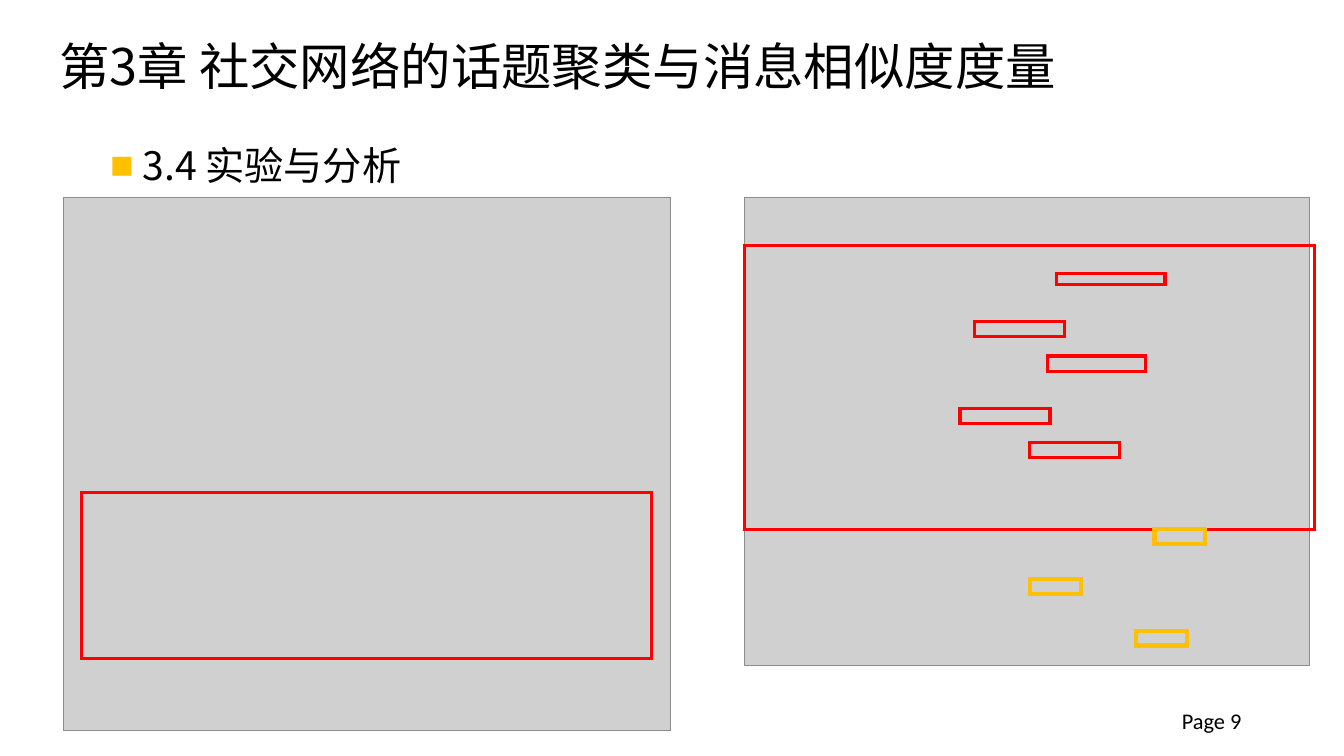
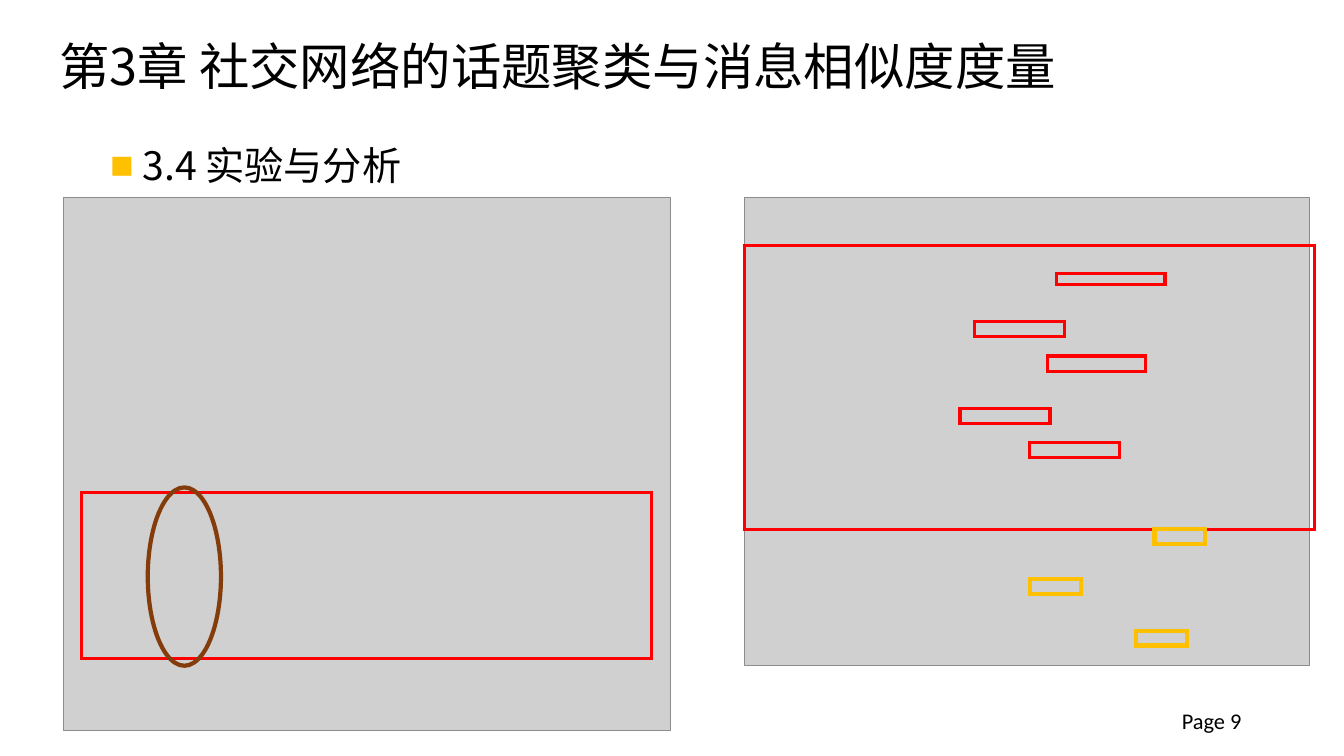
Before and after one commit to xinke0802/DataProcess, a slide deck: slide 9 of 2012013297_钟仰新_毕设论文答辩.pptx. Drawn at 1344x756 pixels with LibreOffice and Linux fonts; fonts in the diff are those of the drawing; grey boxes stand for pictures; background and template pictures are left out. Boxes give left, top, right and bottom in pixels: in the first picture for what was removed or moved away, otherwise in the second. Text is boxed around its words. In the diff, an @@ line names an element or a change of style, - is before the commit and + after.

```diff
--- a/2012013297_钟仰新_毕设论文答辩.pptx
+++ b/2012013297_钟仰新_毕设论文答辩.pptx
@@ ellipse added at (148, 488, 222, 666), outline #843C0B 3 pt @@
```
Also in this commit, not shown: 7 other slides changed, 2 other files.
